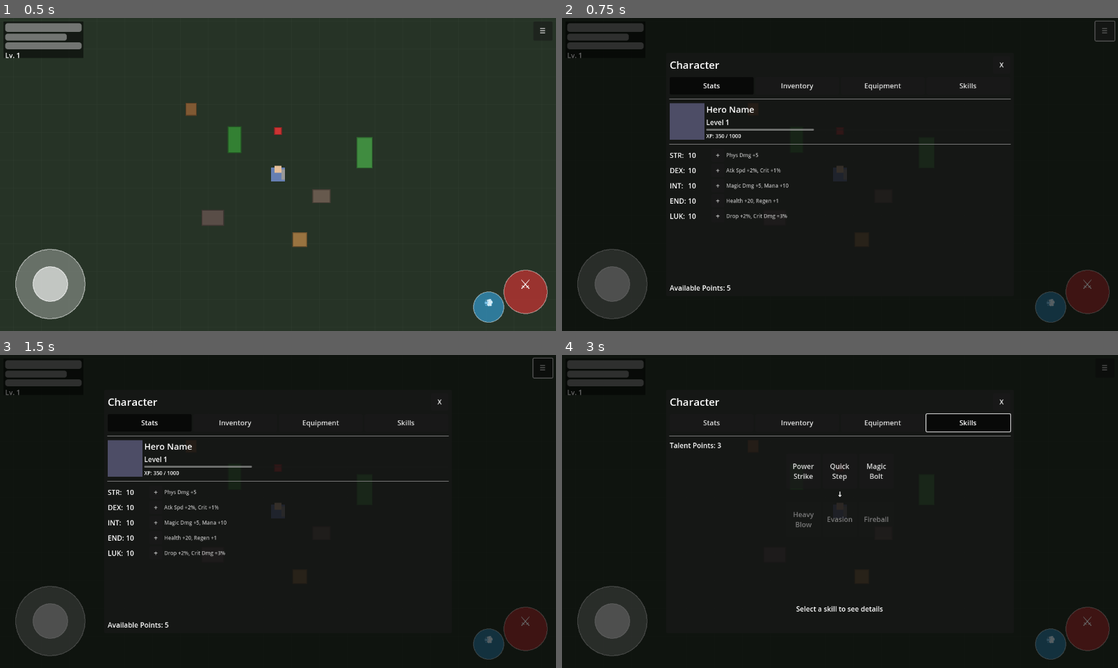
Above: before the commit, frames 1-4 (two rows, left to right).
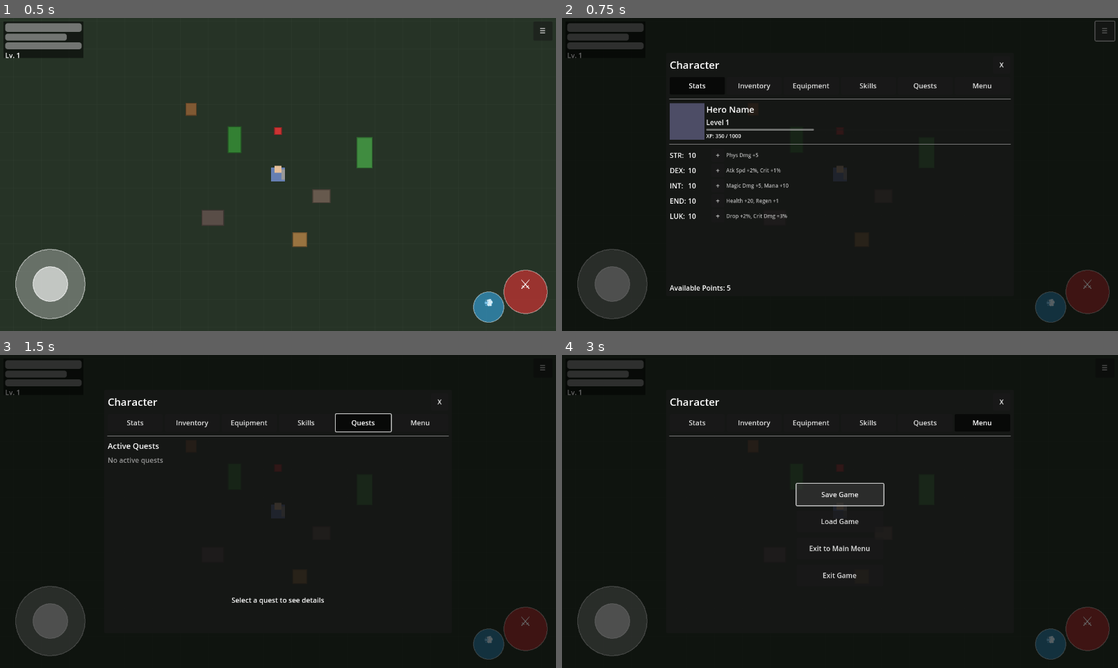
Above: after the commit, the same moments.

Repository: MatousHruska/MobileTestia
Game: Godot game, scene res://scenes/world/test_zone.tscn
Two runs of this game, one before a commit and one after it. Both use one fixed random seed, a clock stepped at 60 frames per second and the inputs below.
Inputs (mouse positions are in pixels of both pictures, inside the frame that each line leads up to):
- Up to frame 1 (0.5 s): no input
- Up to frame 2 (0.75 s): click "☰" at 0.5 s
- Up to frame 3 (1.5 s): click (361, 423) at 1.25 s, where only the run after the commit has a clickable "Quests"
- Up to frame 4 (3 s): click (984, 423) at 2 s, where only the run after the commit has a clickable "Menu"; click (840, 495) at 2.75 s, where only the run after the commit has a clickable "Save Game"

Frame 1 is identical in both runs. In frame 2, 0.4% of the frame differs, in the area x 22-78%, y 20-24%; in frame 3, 2.5%, in the area x 19-100%, y 0-88%; in frame 4, 1.5%.

Commit message:
Add Quests and Menu tabs to character menu
- Add QuestsPanel with empty placeholder for quest list
- Add MenuPanel with Save, Load, Exit to Menu, and Exit Game buttons
- Exit Game button is functional, other buttons show placeholder warnings
- Update script with handlers and panel references

Diff:
--- a/scenes/ui/menu/character_menu.tscn
+++ b/scenes/ui/menu/character_menu.tscn
@@ -82,11 +82,25 @@
 text = "Equipment"
 
 [node name="SkillsTab" type="Button" parent="MenuPanel/VBox/TabBar"]
-custom_minimum_size = Vector2(100, 40)
+custom_minimum_size = Vector2(80, 40)
 layout_mode = 2
 size_flags_horizontal = 3
 toggle_mode = true
 text = "Skills"
+
+[node name="QuestsTab" type="Button" parent="MenuPanel/VBox/TabBar"]
+custom_minimum_size = Vector2(80, 40)
+layout_mode = 2
+size_flags_horizontal = 3
+toggle_mode = true
+text = "Quests"
+
+[node name="MenuTab" type="Button" parent="MenuPanel/VBox/TabBar"]
+custom_minimum_size = Vector2(80, 40)
+layout_mode = 2
+size_flags_horizontal = 3
+toggle_mode = true
+text = "Menu"
 
 [node name="HSeparator" type="HSeparator" parent="MenuPanel/VBox"]
 layout_mode = 2
@@ -562,3 +576,73 @@
 layout_mode = 2
 text = "Select a skill to see details"
 horizontal_alignment = 1
+
+[node name="QuestsPanel" type="VBoxContainer" parent="MenuPanel/VBox/ContentArea"]
+visible = false
+layout_mode = 1
+anchors_preset = 15
+anchor_right = 1.0
+anchor_bottom = 1.0
+grow_horizontal = 2
+grow_vertical = 2
+theme_override_constants/separation = 8
+
+[node name="ActiveLabel" type="Label" parent="MenuPanel/VBox/ContentArea/QuestsPanel"]
+layout_mode = 2
+theme_override_font_sizes/font_size = 18
+text = "Active Quests"
+
+[node name="QuestScroll" type="ScrollContainer" parent="MenuPanel/VBox/ContentArea/QuestsPanel"]
+layout_mode = 2
+size_flags_vertical = 3
+
+[node name="QuestList" type="VBoxContainer" parent="MenuPanel/VBox/ContentArea/QuestsPanel/QuestScroll"]
+layout_mode = 2
+size_flags_horizontal = 3
+
+[node name="Placeholder" type="Label" parent="MenuPanel/VBox/ContentArea/QuestsPanel/QuestScroll/QuestList"]
+layout_mode = 2
+text = "No active quests"
+modulate = Color(0.6, 0.6, 0.6, 1)
+
+[node name="QuestInfo" type="Label" parent="MenuPanel/VBox/ContentArea/QuestsPanel"]
+custom_minimum_size = Vector2(0, 80)
+layout_mode = 2
+text = "Select a quest to see details"
+horizontal_alignment = 1
+
+[node name="MenuPanel" type="VBoxContainer" parent="MenuPanel/VBox/ContentArea"]
+visible = false
+layout_mode = 1
+anchors_preset = 15
+anchor_right = 1.0
+anchor_bottom = 1.0
+grow_horizontal = 2
+grow_vertical = 2
+theme_override_constants/separation = 16
+alignment = 1
+
+[node name="ButtonsVBox" type="VBoxContainer" parent="MenuPanel/VBox/ContentArea/MenuPanel"]
+layout_mode = 2
+size_flags_horizontal = 4
+theme_override_constants/separation = 12
+
+[node name="SaveButton" type="Button" parent="MenuPanel/VBox/ContentArea/MenuPanel/ButtonsVBox"]
+custom_minimum_size = Vector2(200, 50)
+layout_mode = 2
+text = "Save Game"
+
+[node name="LoadButton" type="Button" parent="MenuPanel/VBox/ContentArea/MenuPanel/ButtonsVBox"]
+custom_minimum_size = Vector2(200, 50)
+layout_mode = 2
+text = "Load Game"
+
+[node name="ExitToMenuButton" type="Button" parent="MenuPanel/VBox/ContentArea/MenuPanel/ButtonsVBox"]
+custom_minimum_size = Vector2(200, 50)
+layout_mode = 2
+text = "Exit to Main Menu"
+
+[node name="ExitGameButton" type="Button" parent="MenuPanel/VBox/ContentArea/MenuPanel/ButtonsVBox"]
+custom_minimum_size = Vector2(200, 50)
+layout_mode = 2
+text = "Exit Game"
--- a/scripts/ui/menu/character_menu.gd
+++ b/scripts/ui/menu/character_menu.gd
@@ -1,12 +1,12 @@
 extends CanvasLayer
 class_name CharacterMenu
 ## CharacterMenu - Main character/pause menu with tabbed interface
-## Contains: Stats, Inventory, Equipment, Skills panels
+## Contains: Stats, Inventory, Equipment, Skills, Quests, Menu panels
 
 signal menu_opened
 signal menu_closed
 
-enum Tab { STATS, INVENTORY, EQUIPMENT, SKILLS }
+enum Tab { STATS, INVENTORY, EQUIPMENT, SKILLS, QUESTS, MENU }
 
 ## References
 @onready var panel_container: Control = $MenuPanel
@@ -19,12 +19,22 @@
 @onready var inventory_tab: Button = $MenuPanel/VBox/TabBar/InventoryTab
 @onready var equipment_tab: Button = $MenuPanel/VBox/TabBar/EquipmentTab
 @onready var skills_tab: Button = $MenuPanel/VBox/TabBar/SkillsTab
+@onready var quests_tab: Button = $MenuPanel/VBox/TabBar/QuestsTab
+@onready var menu_tab: Button = $MenuPanel/VBox/TabBar/MenuTab
 
 ## Content panels
 @onready var stats_panel: Control = $MenuPanel/VBox/ContentArea/StatsPanel
 @onready var inventory_panel: Control = $MenuPanel/VBox/ContentArea/InventoryPanel
 @onready var equipment_panel: Control = $MenuPanel/VBox/ContentArea/EquipmentPanel
 @onready var skills_panel: Control = $MenuPanel/VBox/ContentArea/SkillsPanel
+@onready var quests_panel: Control = $MenuPanel/VBox/ContentArea/QuestsPanel
+@onready var menu_panel: Control = $MenuPanel/VBox/ContentArea/MenuPanel
+
+## Menu panel buttons
+@onready var save_button: Button = $MenuPanel/VBox/ContentArea/MenuPanel/ButtonsVBox/SaveButton
+@onready var load_button: Button = $MenuPanel/VBox/ContentArea/MenuPanel/ButtonsVBox/LoadButton
+@onready var exit_to_menu_button: Button = $MenuPanel/VBox/ContentArea/MenuPanel/ButtonsVBox/ExitToMenuButton
+@onready var exit_game_button: Button = $MenuPanel/VBox/ContentArea/MenuPanel/ButtonsVBox/ExitGameButton
 
 ## State
 var current_tab: Tab = Tab.STATS
@@ -47,8 +57,8 @@
 
 
 func _setup_tabs() -> void:
-	_tab_buttons = [stats_tab, inventory_tab, equipment_tab, skills_tab]
-	_panels = [stats_panel, inventory_panel, equipment_panel, skills_panel]
+	_tab_buttons = [stats_tab, inventory_tab, equipment_tab, skills_tab, quests_tab, menu_tab]
+	_panels = [stats_panel, inventory_panel, equipment_panel, skills_panel, quests_panel, menu_panel]
 
 	# Connect tab buttons
 	if stats_tab:
@@ -59,13 +69,31 @@
 		equipment_tab.pressed.connect(_on_tab_pressed.bind(Tab.EQUIPMENT))
 	if skills_tab:
 		skills_tab.pressed.connect(_on_tab_pressed.bind(Tab.SKILLS))
+	if quests_tab:
+		quests_tab.pressed.connect(_on_tab_pressed.bind(Tab.QUESTS))
+	if menu_tab:
+		menu_tab.pressed.connect(_on_tab_pressed.bind(Tab.MENU))
 
 	# Connect close button
 	if close_button:
 		close_button.pressed.connect(close_menu)
 
+	# Connect menu panel buttons
+	_setup_menu_buttons()
+
 	# Show default tab
 	_switch_to_tab(Tab.STATS)
+
+
+func _setup_menu_buttons() -> void:
+	if save_button:
+		save_button.pressed.connect(_on_save_pressed)
+	if load_button:
+		load_button.pressed.connect(_on_load_pressed)
+	if exit_to_menu_button:
+		exit_to_menu_button.pressed.connect(_on_exit_to_menu_pressed)
+	if exit_game_button:
+		exit_game_button.pressed.connect(_on_exit_game_pressed)
 
 
 func _input(event: InputEvent) -> void:
@@ -110,6 +138,10 @@
 			_refresh_equipment_panel()
 		Tab.SKILLS:
 			_refresh_skills_panel()
+		Tab.QUESTS:
+			_refresh_quests_panel()
+		Tab.MENU:
+			_refresh_menu_panel()
 
 
 func _refresh_stats_panel() -> void:
@@ -130,6 +162,39 @@
 func _refresh_skills_panel() -> void:
 	# TODO: Populate with skill tree
 	Debug.log("UI", "Refreshing skills panel")
+
+
+func _refresh_quests_panel() -> void:
+	# TODO: Populate with active quests
+	Debug.log("UI", "Refreshing quests panel")
+
+
+func _refresh_menu_panel() -> void:
+	Debug.log("UI", "Refreshing menu panel")
+
+
+## Menu button handlers
+func _on_save_pressed() -> void:
+	Debug.info("UI", "Save button pressed")
+	# TODO: Implement save functionality
+	Debug.warn("UI", "Save not yet implemented")
+
+
+func _on_load_pressed() -> void:
+	Debug.info("UI", "Load button pressed")
+	# TODO: Implement load functionality
+	Debug.warn("UI", "Load not yet implemented")
+
+
+func _on_exit_to_menu_pressed() -> void:
+	Debug.info("UI", "Exit to menu button pressed")
+	# TODO: Implement return to main menu
+	Debug.warn("UI", "Exit to menu not yet implemented")
+
+
+func _on_exit_game_pressed() -> void:
+	Debug.info("UI", "Exit game button pressed")
+	get_tree().quit()
 
 
 ## Public interface
